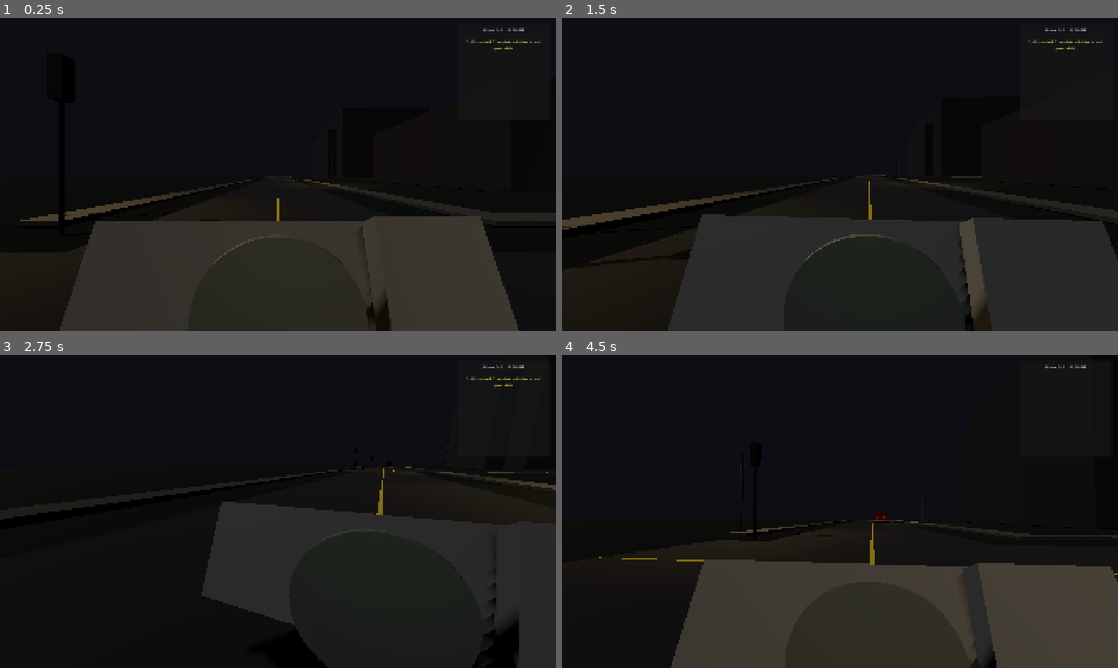
Above: before the commit, frames 1-4 (two rows, left to right).
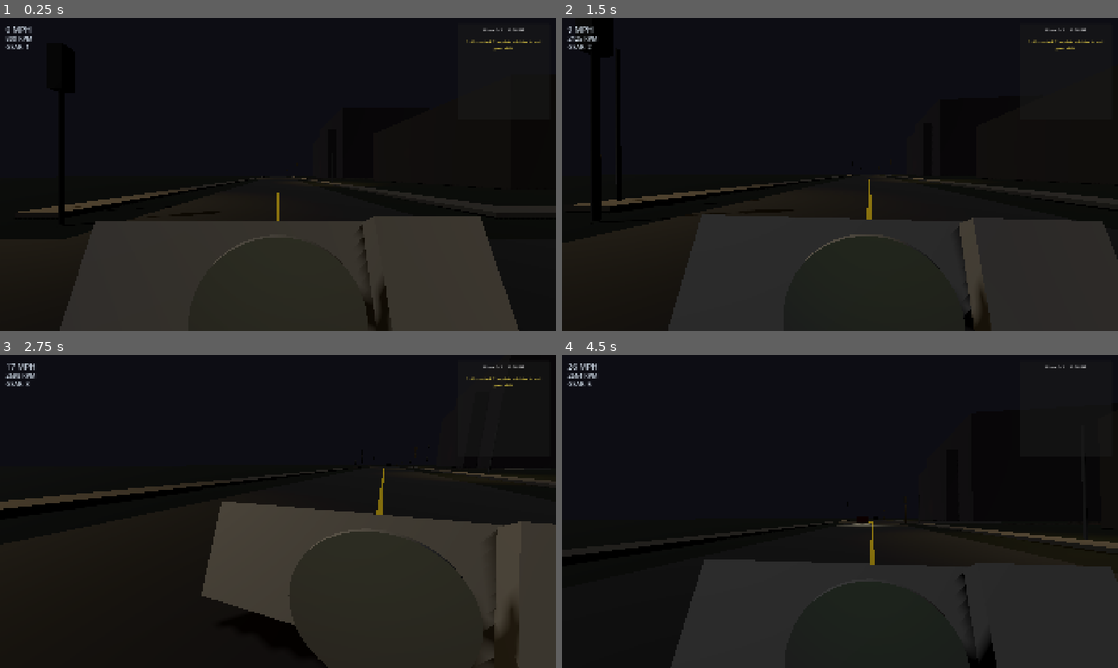
Above: after the commit, the same moments.

Repository: adam-younes/last-fare
Game: Godot game, scene res://scenes/main/game.tscn
Two runs of this game, one before a commit and one after it. Both use one fixed random seed, a clock stepped at 60 frames per second and the inputs below.
Inputs (mouse positions are in pixels of both pictures, inside the frame that each line leads up to):
- Up to frame 1 (0.25 s): no input
- Up to frame 2 (1.5 s): move the mouse to (867, 174) at 0.52 s; hold Y (accept_ride) 0.53-1.28 s; hold W (accelerate) from 0.53 s (still down); move the mouse to (812, 174) at 1.27 s; click (812, 174) at 1.35 s
- Up to frame 3 (2.75 s): keep holding W (accelerate); move the mouse to (289, 505) at 2.02 s; hold R (look_mirror) from 2.03 s (still down)
- Up to frame 4 (4.5 s): keep holding W (accelerate); move the mouse to (834, 517) at 2.77 s; release R (look_mirror) at 2.78 s; tap T (look_phone) at 2.85 s; move the mouse to (878, 514) at 3.52 s; hold N (refuse_ride) 3.53-4.28 s; move the mouse to (795, 508) at 4.27 s; tap Y (accept_ride) at 4.35 s

The runs differ from the first frame. In frame 1, 2.4% of the frame differs, in the area x 0-100%, y 2-93%; in frame 2, 2.6%; in frame 3, 8.3%; in frame 4, 11%, in the area x 0-100%, y 2-100%.

Commit message:
updated traffic system, driving mechanics w/ gears + rpm engine

Diff:
--- a/scenes/main/car_interior.gd
+++ b/scenes/main/car_interior.gd
@@ -1,39 +1,68 @@
 extends CharacterBody3D
-## Player-controlled vehicle with throttle/brake/steering physics.
+## Player-controlled vehicle with automatic transmission physics.
 
 signal passenger_entered
 signal passenger_exited
 signal destination_reached
 
-# -- Throttle --
+# -- Input State --
 var _throttle_input: float = 0.0
 var _brake_input: float = 0.0
-var _current_speed: float = 0.0  # m/s, signed (negative = reverse)
-
+var _steer_input: float = 0.0
+var _steer_angle: float = 0.0
+var _effective_steer_angle: float = 0.0  # smoothed, grip-limited front wheel angle
+var drift_steer: float = 0.0
+var _is_handbraking: bool = false
+
+# -- Input Ramp Rates --
 const THROTTLE_RAMP := 3.3
-const BRAKE_RAMP := 5.0
-const MAX_FORWARD_SPEED := 25.0   # m/s (~56 mph)
-const MAX_REVERSE_SPEED := 8.0    # m/s (~18 mph)
-const ACCELERATION := 12.0        # m/s²
-const BRAKE_DECEL := 20.0         # m/s²
-const FRICTION_DECEL := 5.0       # natural slowdown m/s²
-const HANDBRAKE_DECEL := 30.0     # m/s²
-
-# -- Steering --
-var _steer_input: float = 0.0    # -1 to 1, ramped
-var _steer_angle: float = 0.0    # current effective angle in degrees
-var drift_steer: float = 0.0     # injected by camera/attention system
-
+const BRAKE_RAMP := 3.5
 const STEER_RAMP := 2.5
 const STEER_RETURN := 3.0
-const MAX_STEER_ANGLE := 35.0    # degrees
-
-# -- Gear --
-enum Gear { FORWARD, REVERSE }
-var current_gear: Gear = Gear.FORWARD
+
+# -- Steering --
+const MAX_STEER_ANGLE := 17.5    # degrees (max front wheel deflection at full lock)
+const WHEELBASE := 2.7           # meters (front axle to rear axle, typical sedan)
+const MAX_LATERAL_G := 0.8       # tire grip limit (street tires, dry road)
+const STEER_RESPONSE := 5.0     # how quickly effective wheel angle catches up (exp smoothing)
+
+# -- Speed Limits --
+const MAX_FORWARD_SPEED := 31.3   # m/s (~70 mph)
+const MAX_REVERSE_SPEED := 8.0    # m/s (~18 mph)
+
+# -- Braking & Friction --
+const BRAKE_DECEL := 9.0          # m/s² (~0.9g, realistic hard braking)
+const FRICTION_DECEL := 3.0       # natural slowdown m/s²
+const HANDBRAKE_DECEL := 14.0     # m/s² (rear wheels only)
+const ENGINE_BRAKE_FACTOR := 0.8  # multiplied by gear ratio for engine braking
+
+# -- Engine --
+const IDLE_RPM := 800.0
+const REDLINE_RPM := 6500.0
+const RPM_LIMITER := 6800.0
+const ENGINE_FORCE := 2.2         # base force multiplier (torque * ratio * this = m/s²)
+
+# -- Transmission (6-speed automatic) --
+const GEAR_RATIOS: Array[float] = [3.8, 2.5, 1.8, 1.3, 1.0, 0.8]
+const REVERSE_RATIO := 3.5
+const SPEED_TO_RPM := 200.0       # RPM = speed_m_s * gear_ratio * this
+const UPSHIFT_RPM := 3000.0
+const DOWNSHIFT_RPM := 1200.0
+const KICKDOWN_RPM := 4000.0
+const SHIFT_DURATION := 0.25      # seconds of torque cut during gear change
+const RPM_SMOOTH_UP := 12.0       # exponential smoothing rate (RPM rising)
+const RPM_SMOOTH_DOWN := 8.0      # exponential smoothing rate (RPM falling)
+
+# -- Drive Mode --
+enum DriveMode { DRIVE, REVERSE }
+var drive_mode: DriveMode = DriveMode.DRIVE
 
 # -- State --
-var _is_handbraking: bool = false
+var _current_speed: float = 0.0    # m/s, signed (negative = reverse)
+var _engine_rpm: float = IDLE_RPM
+var _current_gear: int = 0         # 0-indexed into GEAR_RATIOS
+var _shift_timer: float = 0.0
+var _vertical_velocity: float = 0.0
 var _has_passenger: bool = false
 
 @onready var car_mesh: Node3D = $CarMesh
@@ -51,7 +80,9 @@
 
 func _physics_process(delta: float) -> void:
 	_read_input(delta)
+	_update_transmission(delta)
 	_update_speed(delta)
+	_update_rpm(delta)
 	_update_steering(delta)
 	_apply_movement(delta)
 	_update_visuals()
@@ -59,15 +90,15 @@
 
 func _read_input(delta: float) -> void:
 	# Throttle
-	var throttle_pressed := Input.is_action_pressed("accelerate")
+	var throttle_pressed: bool = Input.is_action_pressed("accelerate")
 	_throttle_input = move_toward(_throttle_input, 1.0 if throttle_pressed else 0.0, THROTTLE_RAMP * delta)
 
 	# Brake
-	var brake_pressed := Input.is_action_pressed("brake")
+	var brake_pressed: bool = Input.is_action_pressed("brake")
 	_brake_input = move_toward(_brake_input, 1.0 if brake_pressed else 0.0, BRAKE_RAMP * delta)
 
 	# Steering
-	var raw_steer := Input.get_axis("steer_left", "steer_right")
+	var raw_steer: float = Input.get_axis("steer_left", "steer_right")
 	if abs(raw_steer) > 0.01:
 		_steer_input = move_toward(_steer_input, raw_steer, STEER_RAMP * delta)
 	else:
@@ -76,84 +107,182 @@
 	# Handbrake
 	_is_handbraking = Input.is_action_pressed("handbrake")
 
-	# Gear shifts
+	# Drive mode
 	if Input.is_action_just_pressed("shift_forward"):
-		current_gear = Gear.FORWARD
+		drive_mode = DriveMode.DRIVE
 	elif Input.is_action_just_pressed("shift_reverse"):
-		current_gear = Gear.REVERSE
+		drive_mode = DriveMode.REVERSE
+
+
+func _get_current_ratio() -> float:
+	if drive_mode == DriveMode.REVERSE:
+		return REVERSE_RATIO
+	return float(GEAR_RATIOS[_current_gear])
+
+
+func _torque_at_rpm(rpm: float) -> float:
+	## Normalized engine torque curve (0.0 to 1.0).
+	## Models a typical 4-cylinder sedan: builds torque from idle, peaks at
+	## 2800-4200 RPM, then tapers off toward redline with a power plateau.
+	if rpm < 1200.0:
+		return remap(rpm, IDLE_RPM, 1200.0, 0.25, 0.55)
+	elif rpm < 2800.0:
+		return remap(rpm, 1200.0, 2800.0, 0.55, 1.0)
+	elif rpm < 4200.0:
+		return 1.0  # Peak torque plateau
+	elif rpm < 5200.0:
+		return remap(rpm, 4200.0, 5200.0, 1.0, 0.88)
+	elif rpm < 6000.0:
+		return remap(rpm, 5200.0, 6000.0, 0.88, 0.65)
+	elif rpm < REDLINE_RPM:
+		return remap(rpm, 6000.0, REDLINE_RPM, 0.65, 0.35)
+	else:
+		return 0.05  # Rev limiter fuel cut
+
+
+func _update_transmission(delta: float) -> void:
+	if _shift_timer > 0.0:
+		_shift_timer -= delta
+
+	# Only auto-shift in DRIVE
+	if drive_mode != DriveMode.DRIVE:
+		return
+
+	var speed: float = absf(_current_speed)
+
+	# Reset to first gear when nearly stopped
+	if speed < 0.5:
+		_current_gear = 0
+		return
+
+	# Don't shift during cooldown
+	if _shift_timer > 0.0:
+		return
+
+	var rpm: float = speed * float(GEAR_RATIOS[_current_gear]) * SPEED_TO_RPM
+
+	# Upshift
+	if rpm >= UPSHIFT_RPM and _current_gear < GEAR_RATIOS.size() - 1:
+		_current_gear += 1
+		_shift_timer = SHIFT_DURATION
+	# Downshift
+	elif rpm <= DOWNSHIFT_RPM and _current_gear > 0:
+		_current_gear -= 1
+		_shift_timer = SHIFT_DURATION
+	# Kick-down: hard throttle at low RPM triggers downshift for more power
+	elif _throttle_input > 0.9 and _current_gear > 0 and rpm < KICKDOWN_RPM:
+		var lower_rpm: float = speed * float(GEAR_RATIOS[_current_gear - 1]) * SPEED_TO_RPM
+		if lower_rpm < UPSHIFT_RPM:
+			_current_gear -= 1
+			_shift_timer = SHIFT_DURATION
 
 
 func _update_speed(delta: float) -> void:
-	var max_speed: float
-	var direction: float
-
-	if current_gear == Gear.FORWARD:
-		max_speed = MAX_FORWARD_SPEED
-		direction = 1.0
-	else:
-		max_speed = MAX_REVERSE_SPEED
-		direction = -1.0
-
-	# Throttle acceleration
-	if _throttle_input > 0.01:
-		_current_speed = move_toward(_current_speed, max_speed * direction, ACCELERATION * _throttle_input * delta)
-
-	# Brake deceleration
+	var direction: float = 1.0 if drive_mode == DriveMode.DRIVE else -1.0
+	var max_speed: float = MAX_FORWARD_SPEED if drive_mode == DriveMode.DRIVE else MAX_REVERSE_SPEED
+	var ratio: float = _get_current_ratio()
+	var shifting: bool = _shift_timer > 0.0
+
+	# Throttle: engine force from torque curve * gear ratio
+	if _throttle_input > 0.01 and not shifting:
+		var torque: float = _torque_at_rpm(_engine_rpm)
+		var drive_force: float = torque * ratio * ENGINE_FORCE * _throttle_input
+		_current_speed = move_toward(_current_speed, max_speed * direction, drive_force * delta)
+
+	# Brake (quadratic curve: light tap = gentle, full press = hard stop)
 	if _brake_input > 0.01:
-		_current_speed = move_toward(_current_speed, 0.0, BRAKE_DECEL * _brake_input * delta)
+		var brake_force: float = _brake_input * _brake_input * BRAKE_DECEL
+		_current_speed = move_toward(_current_speed, 0.0, brake_force * delta)
 
 	# Handbrake
 	if _is_handbraking:
 		_current_speed = move_toward(_current_speed, 0.0, HANDBRAKE_DECEL * delta)
 
-	# Friction (when no throttle and no handbrake)
+	# Friction + engine braking (when coasting)
 	if _throttle_input < 0.01 and not _is_handbraking:
-		_current_speed = move_toward(_current_speed, 0.0, FRICTION_DECEL * delta)
+		var engine_brake: float = ratio * ENGINE_BRAKE_FACTOR
+		_current_speed = move_toward(_current_speed, 0.0, (FRICTION_DECEL + engine_brake) * delta)
+
+
+func _update_rpm(delta: float) -> void:
+	var speed: float = absf(_current_speed)
+	var ratio: float = _get_current_ratio()
+
+	# Target RPM from wheel speed through transmission
+	var wheel_rpm: float = speed * ratio * SPEED_TO_RPM
+	var target_rpm: float = maxf(wheel_rpm, IDLE_RPM)
+
+	# Torque converter slip: throttle raises RPM freely at low speed
+	var slip: float = clampf(1.0 - speed / 3.0, 0.0, 1.0)
+	target_rpm = maxf(target_rpm, IDLE_RPM + _throttle_input * 2500.0 * slip)
+
+	target_rpm = minf(target_rpm, RPM_LIMITER)
+
+	# Exponential smoothing (faster rising, slower falling for shift feel)
+	var smooth: float = RPM_SMOOTH_UP if target_rpm > _engine_rpm else RPM_SMOOTH_DOWN
+	_engine_rpm = lerpf(_engine_rpm, target_rpm, 1.0 - exp(-smooth * delta))
 
 
 func _update_steering(delta: float) -> void:
-	var total_steer := clampf(_steer_input + drift_steer, -1.0, 1.0)
-	_steer_angle = total_steer * MAX_STEER_ANGLE
-
-	# Only turn when moving
-	if abs(_current_speed) > 0.5:
-		var speed_factor := _current_speed / MAX_FORWARD_SPEED
-		rotation.y -= deg_to_rad(_steer_angle * speed_factor * 2.0) * delta
+	var total_steer: float = clampf(_steer_input + drift_steer, -1.0, 1.0)
+	_steer_angle = total_steer * MAX_STEER_ANGLE  # visual steering wheel angle
+
+	var speed: float = absf(_current_speed)
+
+	# Target effective angle: grip-limited by lateral g at current speed
+	var target_angle: float = _steer_angle
+	if speed > 1.0:
+		var max_angle_rad: float = atan(MAX_LATERAL_G * 9.81 * WHEELBASE / (speed * speed))
+		var max_angle_deg: float = minf(rad_to_deg(max_angle_rad), MAX_STEER_ANGLE)
+		target_angle = clampf(_steer_angle, -max_angle_deg, max_angle_deg)
+
+	# Smoothly ramp effective front wheel angle toward target
+	_effective_steer_angle = lerpf(_effective_steer_angle, target_angle, 1.0 - exp(-STEER_RESPONSE * delta))
+
+	if speed > 0.5:
+		# Bicycle model: yaw_rate = v * tan(front_wheel_angle) / wheelbase
+		var yaw_rate: float = speed * tan(deg_to_rad(_effective_steer_angle)) / WHEELBASE
+		rotation.y -= yaw_rate * signf(_current_speed) * delta
 
 
 func _apply_movement(delta: float) -> void:
-	var forward := -transform.basis.z
+	var forward: Vector3 = -transform.basis.z
 	velocity = forward * _current_speed
 
-	# Gravity
-	if not is_on_floor():
-		velocity.y -= 9.8 * delta
-
+	# Gravity (accumulated so the car falls properly)
+	if is_on_floor():
+		_vertical_velocity = 0.0
+	else:
+		_vertical_velocity -= 9.8 * delta
+
+	velocity.y = _vertical_velocity
 	move_and_slide()
 
 
 func _update_visuals() -> void:
 	if steering_wheel:
-		var steer_rot := Basis(Vector3.UP, deg_to_rad(-_steer_angle * 3.0))
+		var steer_rot: Basis = Basis(Vector3.UP, deg_to_rad(-_steer_angle * 3.0))
 		steering_wheel.transform = _steering_base_transform * Transform3D(steer_rot, Vector3.ZERO)
 
 
 # -- Public API --
 
 func get_speed() -> float:
-	return abs(_current_speed)
+	return absf(_current_speed)
 
 
 func get_speed_mph() -> float:
-	return abs(_current_speed) * 2.237
+	return absf(_current_speed) * 2.237
 
 
 func get_rpm() -> float:
-	return remap(abs(_current_speed), 0.0, MAX_FORWARD_SPEED, 800.0, 6000.0)
+	return _engine_rpm
 
 
 func get_gear_string() -> String:
-	return "D" if current_gear == Gear.FORWARD else "R"
+	if drive_mode == DriveMode.REVERSE:
+		return "R"
+	return str(_current_gear + 1)
 
 
 func seat_passenger(node: Node3D) -> void:
--- a/scenes/main/car_interior.tscn
+++ b/scenes/main/car_interior.tscn
@@ -20,6 +20,8 @@
 size = Vector3(2.0, 1.2, 4.5)
 
 [node name="CarInterior" type="CharacterBody3D"]
+collision_layer = 2
+collision_mask = 5
 script = ExtResource("1_car")
 
 [node name="CollisionShape3D" type="CollisionShape3D" parent="."]
--- a/scenes/main/game.gd
+++ b/scenes/main/game.gd
@@ -23,6 +23,9 @@
 var _active_destination_marker: PickupMarker = null
 
 @onready var car_interior: CharacterBody3D = $CarInterior
+@onready var speedometer: Label = %Speedometer
+@onready var rpm_meter: Label = %RPMMeter
+@onready var gear_indicator: Label = %GearIndicator
 @onready var gps: Control = $CarInterior/CarMesh/GPSScreen/SubViewport/GPS
 @onready var phone: Control = %Phone
 @onready var dialogue_box: Control = %DialogueBox
@@ -74,6 +77,7 @@
 func _process(delta: float) -> void:
 	if _current_state:
 		_current_state.process(delta)
+	_update_speedometer()
 
 
 func _unhandled_input(event: InputEvent) -> void:
@@ -81,6 +85,14 @@
 		accept_current_ride()
 	elif event.is_action_pressed("refuse_ride") and current_phase == GamePhase.RIDE_OFFERED:
 		refuse_current_ride()
+
+
+func _update_speedometer() -> void:
+	var mph: int = roundi(car_interior.get_speed_mph())
+	speedometer.text = str(mph) + " MPH"
+	var rpm: int = roundi(car_interior.get_rpm())
+	rpm_meter.text = str(rpm) + " RPM"
+	gear_indicator.text = "GEAR: " + car_interior.get_gear_string()
 
 
 func _connect_signals() -> void:
--- a/scenes/main/game.tscn
+++ b/scenes/main/game.tscn
@@ -20,6 +20,42 @@
 
 [node name="UILayer" type="CanvasLayer" parent="."]
 layer = 10
+
+[node name="Speedometer" type="Label" parent="UILayer"]
+unique_name_in_owner = true
+layout_mode = 3
+anchors_preset = 0
+offset_left = 20.0
+offset_top = 20.0
+offset_right = 200.0
+offset_bottom = 60.0
+theme_override_colors/font_color = Color(0.9, 0.95, 1.0, 0.85)
+theme_override_font_sizes/font_size = 28
+text = "0 MPH"
+
+[node name="RPMMeter" type="Label" parent="UILayer"]
+unique_name_in_owner = true
+layout_mode = 3
+anchors_preset = 0
+offset_left = 20.0
+offset_top = 55.0
+offset_right = 200.0
+offset_bottom = 90.0
+theme_override_colors/font_color = Color(0.9, 0.95, 1.0, 0.85)
+theme_override_font_sizes/font_size = 22
+text = "800 RPM"
+
+[node name="GearIndicator" type="Label" parent="UILayer"]
+unique_name_in_owner = true
+layout_mode = 3
+anchors_preset = 0
+offset_left = 20.0
+offset_top = 85.0
+offset_right = 200.0
+offset_bottom = 120.0
+theme_override_colors/font_color = Color(0.9, 0.95, 1.0, 0.85)
+theme_override_font_sizes/font_size = 22
+text = "GEAR: 1"
 
 [node name="Phone" parent="UILayer" instance=ExtResource("4_phone")]
 unique_name_in_owner = true
--- a/scenes/traffic/traffic_vehicle.tscn
+++ b/scenes/traffic/traffic_vehicle.tscn
@@ -16,6 +16,8 @@
 height = 0.2
 
 [node name="TrafficVehicle" type="CharacterBody3D"]
+collision_layer = 4
+collision_mask = 7
 script = ExtResource("1_tv")
 
 [node name="CollisionShape3D" type="CollisionShape3D" parent="."]
@@ -33,6 +35,9 @@
 light_energy = 1.5
 spot_range = 15.0
 spot_angle = 25.0
+distance_fade_enabled = true
+distance_fade_begin = 40.0
+distance_fade_length = 10.0
 
 [node name="HeadlightR" type="SpotLight3D" parent="."]
 transform = Transform3D(1, 0, 0, 0, 1, 0, 0, 0, 1, 0.7, 0.6, -2.3)
@@ -40,20 +45,30 @@
 light_energy = 1.5
 spot_range = 15.0
 spot_angle = 25.0
+distance_fade_enabled = true
+distance_fade_begin = 40.0
+distance_fade_length = 10.0
 
 [node name="TaillightL" type="OmniLight3D" parent="."]
 transform = Transform3D(1, 0, 0, 0, 1, 0, 0, 0, 1, -0.7, 0.6, 2.3)
 light_color = Color(1, 0.1, 0.1, 1)
 light_energy = 0.4
 omni_range = 2.0
+distance_fade_enabled = true
+distance_fade_begin = 30.0
+distance_fade_length = 10.0
 
 [node name="TaillightR" type="OmniLight3D" parent="."]
 transform = Transform3D(1, 0, 0, 0, 1, 0, 0, 0, 1, 0.7, 0.6, 2.3)
 light_color = Color(1, 0.1, 0.1, 1)
 light_energy = 0.4
 omni_range = 2.0
+distance_fade_enabled = true
+distance_fade_begin = 30.0
+distance_fade_length = 10.0
 
 [node name="FrontRay" type="RayCast3D" parent="."]
 transform = Transform3D(1, 0, 0, 0, 1, 0, 0, 0, 1, 0, 0.75, 0)
 target_position = Vector3(0, 0, -12)
+collision_mask = 6
 enabled = true
--- a/scripts/road/intersection.gd
+++ b/scripts/road/intersection.gd
@@ -6,7 +6,6 @@
 
 enum LightState { GREEN, YELLOW, RED }
 
-@export var connected_roads: Array[NodePath] = []
 @export var has_traffic_light: bool = true
 @export var green_duration: float = 15.0
 @export var yellow_duration: float = 3.0
--- a/scripts/road/road_network.gd
+++ b/scripts/road/road_network.gd
@@ -34,11 +34,19 @@
 var _roads: Array[RoadSegment] = []
 var _intersections: Array[Intersection] = []
 
+# Maps RoadSegment -> { "start": Intersection or null, "end": Intersection or null }
+var _road_endpoints: Dictionary = {}
+
+# Maps Intersection -> Array of { "road": RoadSegment, "enters_forward": bool }
+# enters_forward=true means a vehicle entering from this intersection travels direction=1
+var _intersection_connections: Dictionary = {}
+
 
 func discover() -> void:
 	_roads.clear()
 	_intersections.clear()
 	_discover_children(self)
+	_build_adjacency()
 
 
 func _discover_children(node: Node) -> void:
@@ -118,6 +126,77 @@
 	return null
 
 
+const ENDPOINT_THRESHOLD := 10.0  # meters — match existing proximity checks
+
+
+func _build_adjacency() -> void:
+	_road_endpoints.clear()
+	_intersection_connections.clear()
+
+	for road in _roads:
+		var curve_start: Vector3 = road.global_transform * road.curve.get_point_position(0)
+		var curve_end: Vector3 = road.global_transform * road.curve.get_point_position(road.curve.point_count - 1)
+
+		var start_intersection: Intersection = null
+		var end_intersection: Intersection = null
+
+		for intersection in _intersections:
+			var ipos: Vector3 = intersection.global_position
+			if curve_start.distance_to(ipos) < ENDPOINT_THRESHOLD:
+				start_intersection = intersection
+			if curve_end.distance_to(ipos) < ENDPOINT_THRESHOLD:
+				end_intersection = intersection
+
+		_road_endpoints[road] = {
+			"start": start_intersection,
+			"end": end_intersection,
+		}
+
+		# Register road with each intersection it touches
+		if start_intersection:
+			if not _intersection_connections.has(start_intersection):
+				_intersection_connections[start_intersection] = []
+			_intersection_connections[start_intersection].append({
+				"road": road,
+				"enters_forward": true,  # entering from curve start -> travel direction=1
+			})
+
+		if end_intersection:
+			if not _intersection_connections.has(end_intersection):
+				_intersection_connections[end_intersection] = []
+			_intersection_connections[end_intersection].append({
+				"road": road,
+				"enters_forward": false,  # entering from curve end -> travel direction=-1
+			})
+
+
+## Returns the intersection at the destination end of a road for a given travel direction.
+## direction=1 -> vehicle heading toward curve end; direction=-1 -> heading toward curve start.
+func get_road_end_intersection(road: RoadSegment, direction: int) -> Intersection:
+	var endpoints: Dictionary = _road_endpoints.get(road, {})
+	if endpoints.is_empty():
+		return null
+	if direction == 1:
+		return endpoints["end"] as Intersection
+	else:
+		return endpoints["start"] as Intersection
+
+
+## Returns roads connected to an intersection, excluding a given road.
+## Each entry: { "road": RoadSegment, "direction": int }
+## direction is the travel direction for a vehicle entering from this intersection.
+func get_connected_roads(intersection: Intersection, exclude: RoadSegment = null) -> Array[Dictionary]:
+	var connections: Array = _intersection_connections.get(intersection, [])
+	var result: Array[Dictionary] = []
+	for conn: Dictionary in connections:
+		var road: RoadSegment = conn["road"] as RoadSegment
+		if road == exclude:
+			continue
+		var dir: int = 1 if conn["enters_forward"] else -1
+		result.append({ "road": road, "direction": dir })
+	return result
+
+
 func _closest_point_on_road(road: RoadSegment, world_pos: Vector3) -> Vector3:
 	var baked_length: float = road.curve.get_baked_length()
 	if baked_length < 0.01:
--- a/scripts/traffic/traffic_manager.gd
+++ b/scripts/traffic/traffic_manager.gd
@@ -112,8 +112,15 @@
 		mat.albedo_color = VEHICLE_COLORS[randi() % VEHICLE_COLORS.size()]
 		car_mesh.material_override = mat
 
+	# Connect despawn signal so we track count accurately (T-9)
+	vehicle.vehicle_despawning.connect(_on_vehicle_despawning.bind(vehicle))
+
 	vehicle.initialize(road, direction, _road_network)
 	_active_vehicles.append(vehicle)
+
+
+func _on_vehicle_despawning(vehicle: TrafficVehicle) -> void:
+	_active_vehicles.erase(vehicle)
 
 
 func _despawn_far_vehicles() -> void:
--- a/scripts/traffic/traffic_vehicle.gd
+++ b/scripts/traffic/traffic_vehicle.gd
@@ -1,6 +1,8 @@
 class_name TrafficVehicle
 extends CharacterBody3D
 ## AI vehicle that follows road paths, obeys traffic lights, and reacts to obstacles.
+
+signal vehicle_despawning
 
 enum State { DRIVING, BRAKING, STOPPED, TURNING }
 
@@ -14,6 +16,7 @@
 var _road_network: RoadNetwork = null
 var _stopped_timer: float = 0.0
 var _honk_cooldown: float = 0.0
+var _vertical_velocity: float = 0.0
 
 const ACCELERATION := 6.0
 const BRAKE_DECEL := 12.0
@@ -54,8 +57,14 @@
 	# Apply movement
 	var forward: Vector3 = -transform.basis.z
 	velocity = forward * _current_speed
-	if not is_on_floor():
-		velocity.y -= 9.8 * delta
+
+	# Gravity — accumulate like car_interior.gd for realistic falling
+	if is_on_floor():
+		_vertical_velocity = 0.0
+	else:
+		_vertical_velocity -= 9.8 * delta
+
+	velocity.y = _vertical_velocity
 	move_and_slide()
 
 
@@ -167,54 +176,54 @@
 	if not _road_network or not _assigned_road:
 		return false
 
-	# Check if approaching an intersection
-	var look_ahead: float = 15.0
-	if _path_index < _path_points.size():
-		var current_pos: Vector3 = global_position
-		var intersection: Intersection = _road_network.get_intersection_at(current_pos, look_ahead)
-		if intersection:
-			var dist: float = current_pos.distance_to(intersection.global_position)
-			# Only stop if we're approaching (not already in intersection)
-			if dist > STOP_DISTANCE and dist < look_ahead:
-				var light_state: Intersection.LightState = intersection.get_light_state(_assigned_road)
-				if light_state != Intersection.LightState.GREEN:
-					return true
-	return false
+	# O(1) lookup: get the intersection ahead of us
+	var intersection: Intersection = _road_network.get_road_end_intersection(
+		_assigned_road, _assigned_direction
+	)
+	if not intersection:
+		return false
+
+	var to_intersection: Vector3 = intersection.global_position - global_position
+	var dist: float = to_intersection.length()
+
+	# Only consider intersections within stopping range, not ones we're already past
+	if dist < STOP_DISTANCE or dist > 15.0:
+		return false
+
+	# Dot-product: only stop if the intersection is ahead of us
+	var forward: Vector3 = -transform.basis.z
+	if forward.dot(to_intersection.normalized()) < 0.0:
+		return false
+
+	var light_state: Intersection.LightState = intersection.get_light_state(_assigned_road)
+	return light_state != Intersection.LightState.GREEN
 
 
 func _try_next_road() -> void:
 	if not _road_network:
-		queue_free()
-		return
-
-	# Find intersection at end of current road
-	var end_pos: Vector3 = _path_points[_path_points.size() - 1]
-	var intersection: Intersection = _road_network.get_intersection_at(end_pos, 10.0)
-
+		_self_despawn()
+		return
+
+	# Get the intersection at the end of our current road (in our travel direction)
+	var intersection: Intersection = _road_network.get_road_end_intersection(
+		_assigned_road, _assigned_direction
+	)
 	if not intersection:
-		queue_free()
-		return
-
-	# Pick a random connected road (different from current)
-	var roads: Array[RoadSegment] = _road_network.get_roads()
-	var candidates: Array[RoadSegment] = []
-	for road in roads:
-		if road != _assigned_road:
-			# Check if this road passes near the intersection
-			var road_start: Vector3 = road.global_transform * road.curve.get_point_position(0)
-			var road_end: Vector3 = road.global_transform * road.curve.get_point_position(road.curve.point_count - 1)
-			if road_start.distance_to(intersection.global_position) < 10.0 or road_end.distance_to(intersection.global_position) < 10.0:
-				candidates.append(road)
-
+		_self_despawn()
+		return
+
+	# Get all connected roads at this intersection, excluding our current road
+	var candidates: Array[Dictionary] = _road_network.get_connected_roads(
+		intersection, _assigned_road
+	)
 	if candidates.is_empty():
-		queue_free()
-		return
-
-	var next_road: RoadSegment = candidates[randi() % candidates.size()]
-
-	# Determine direction based on which end of the road is near the intersection
-	var start_pos: Vector3 = next_road.global_transform * next_road.curve.get_point_position(0)
-	var next_dir: int = 1 if start_pos.distance_to(intersection.global_position) < 10.0 else -1
+		_self_despawn()
+		return
+
+	# Pick a random connected road
+	var choice: Dictionary = candidates[randi() % candidates.size()]
+	var next_road: RoadSegment = choice["road"] as RoadSegment
+	var next_dir: int = choice["direction"] as int
 
 	_assigned_road = next_road
 	_assigned_direction = next_dir
@@ -222,6 +231,11 @@
 	_path_points = next_road.get_lane_points(0, next_dir, 40)
 	_path_index = 0
 	_state = State.TURNING
+
+
+func _self_despawn() -> void:
+	vehicle_despawning.emit()
+	queue_free()
 
 
 func _honk() -> void:
Not shown, added: plans/2026-02-traffic-system-fixes.md
